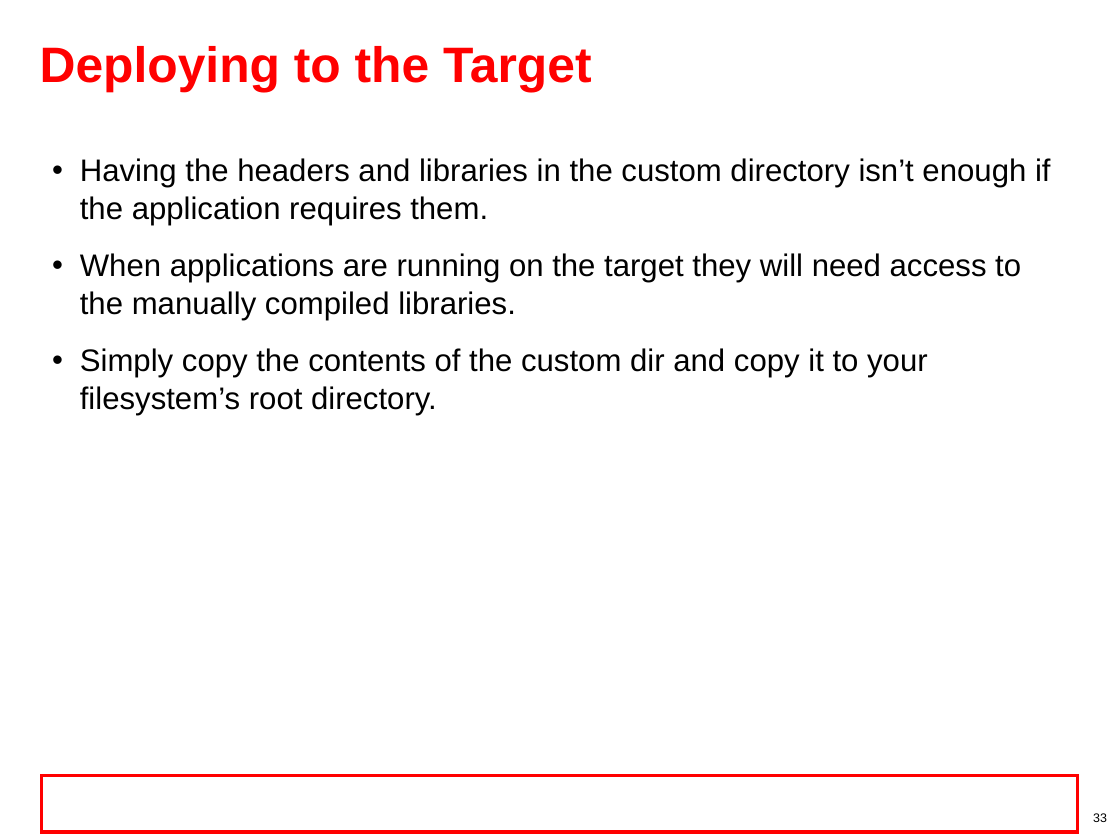
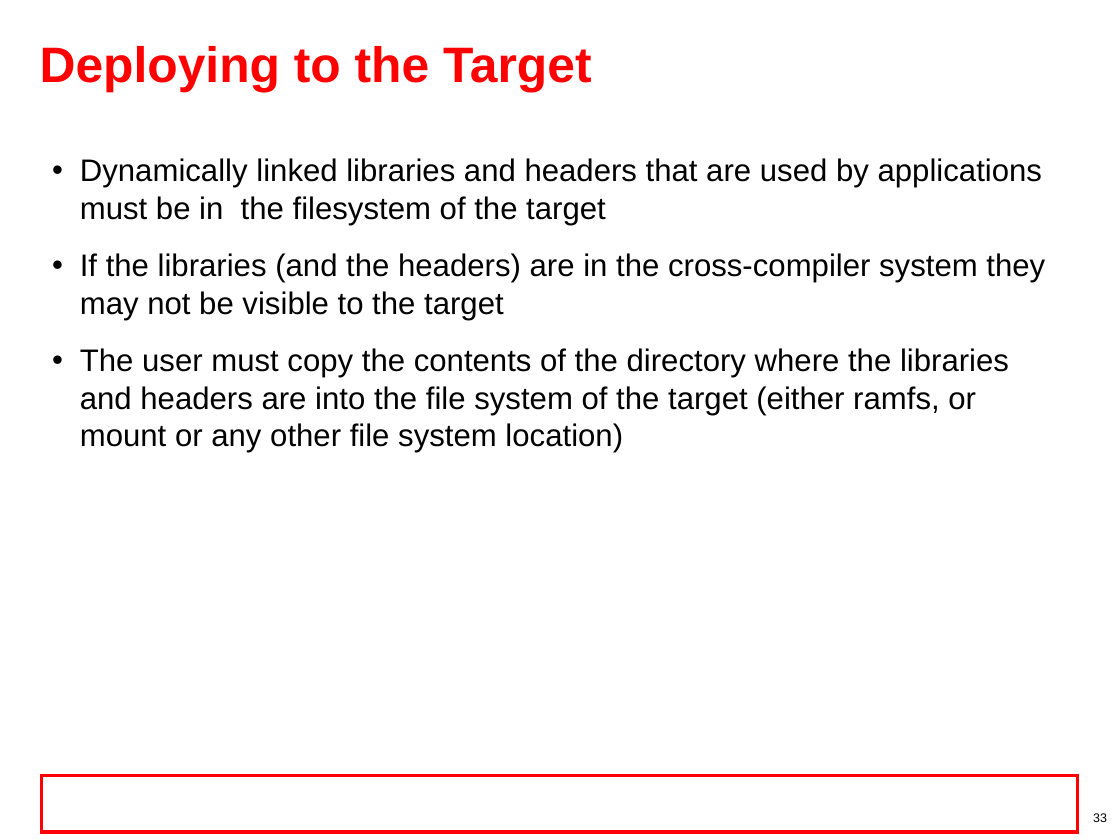
Before and after one commit to hari1989/keystone-workshop, a slide deck: slide 33 of preliminary/Working/presentations/Sitara/sitara_boot_camp_toolchain_Ran.pptx. Drawn at 1120x840 pixels with LibreOffice and Linux fonts; fonts in the diff are those of the drawing; background and template pictures are left out. Boxes give left, top, right and bottom in pixels: in the first picture for what was removed or moved away, otherwise in the second. Text is boxed around its words. In the diff, an @@ line names an element or a change of style, - is before the commit and + after.

```diff
--- a/preliminary/Working/presentations/Sitara/sitara_boot_camp_toolchain_Ran.pptx
+++ b/preliminary/Working/presentations/Sitara/sitara_boot_camp_toolchain_Ran.pptx
@@ text at box(80, 158, 1045, 452): text changed @@
-• Having the headers and libraries in the custom directory isn’t enough if the application requires them.
-• When applications are running on the target they will need access to the manually compiled libraries.
-• Simply copy the contents of the custom dir and copy it to your filesystem’s root directory.
+• Dynamically linked libraries and headers that are used by applications must be in the filesystem of the target
+• If the libraries (and the headers) are in the cross-compiler system they may not be visible to the target
+• The user must copy the contents of the directory where the libraries and headers are into the file system of the target (either ramfs, or mount or any other file system location)
```
Also in this commit, not shown: 17 other slides changed.
